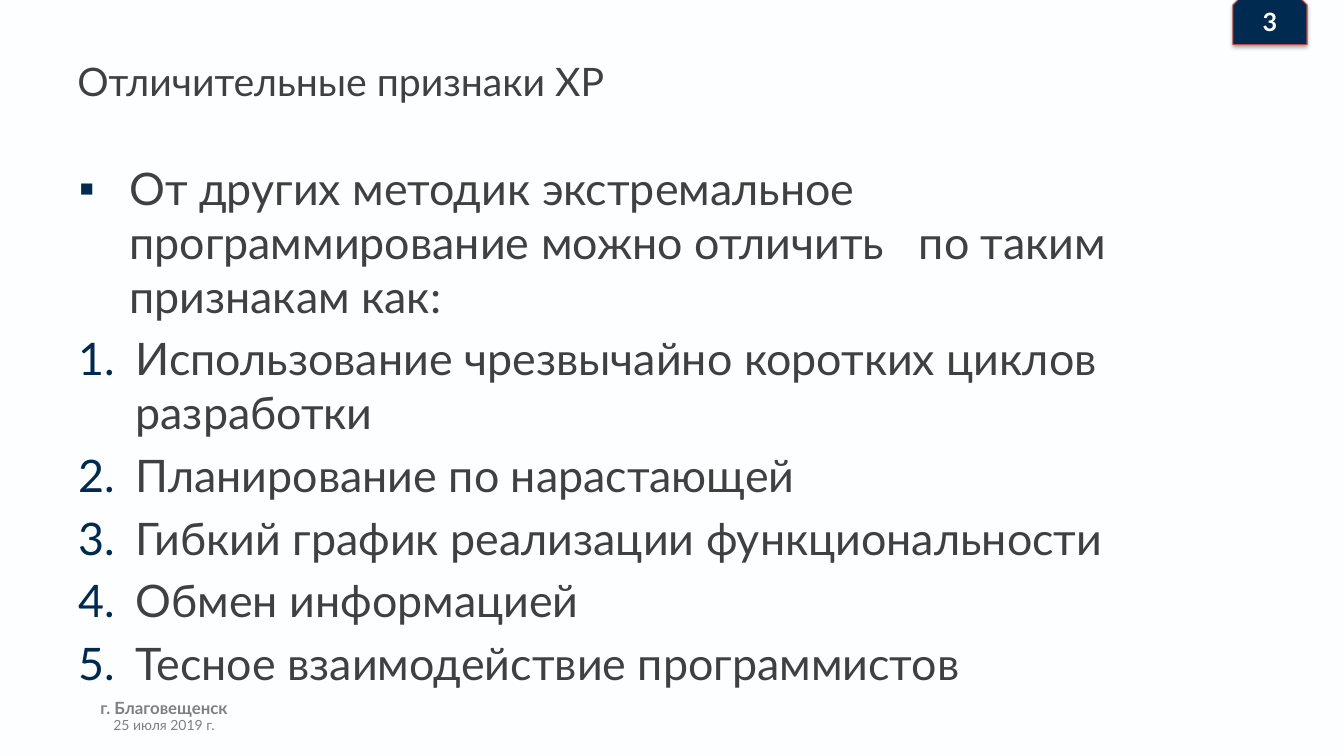
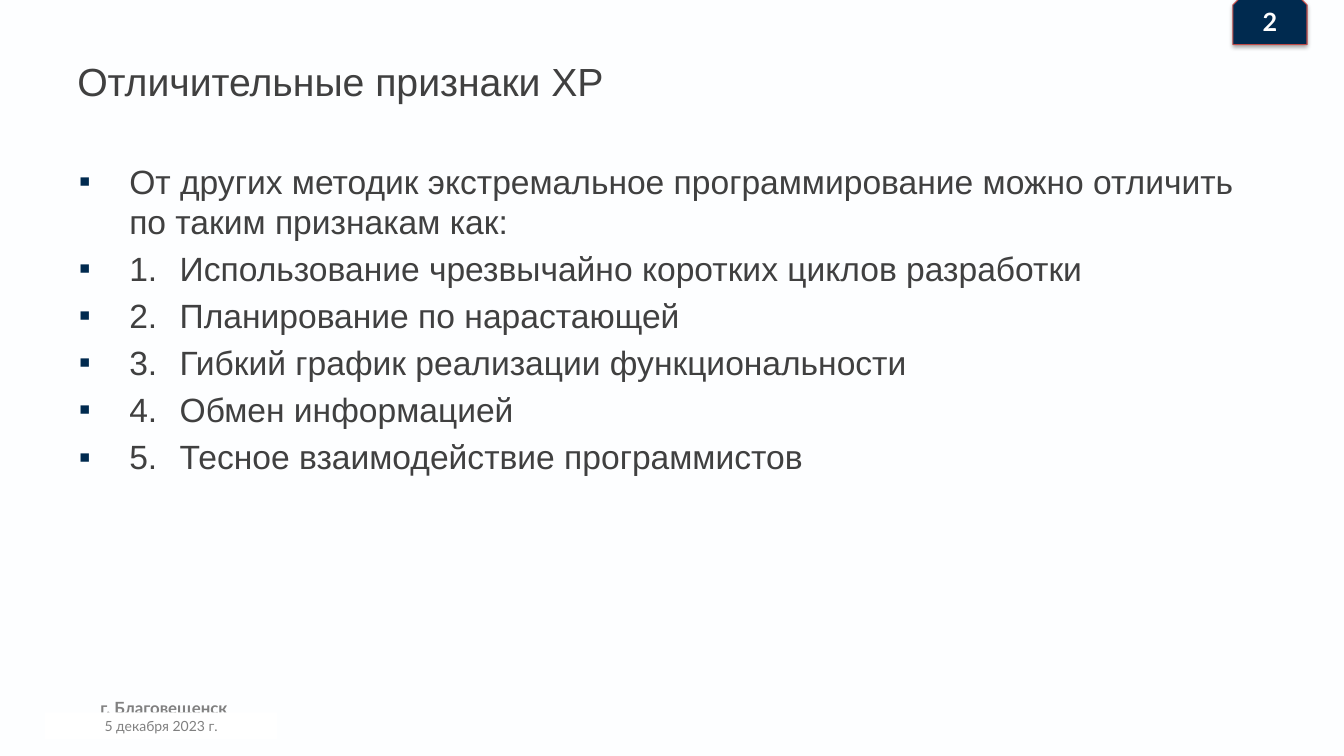
Before and after one commit to Denis-buh/Lesson_repo, a slide deck: slide 3 of Рефераты/Введение в професию/Наработки/Презентация.pptx. Drawn at 1344x756 pixels with LibreOffice and Linux fonts; fonts in the diff are those of the drawing; background and template pictures are left out. Boxes give left, top, right and bottom in pixels: in the first picture for what was removed or moved away, otherwise in the second. Text is boxed around its words. In the diff, an @@ line names an element or a change of style, - is before the commit and + after.

```diff
--- a/Рефераты/Введение в професию/Наработки/Презентация.pptx
+++ b/Рефераты/Введение в професию/Наработки/Презентация.pptx
@@ text at [1263,12,1278,31]: text changed @@
-3
+2
@@ title "Отличительные признаки XP" at [77,68,603,104]: font Lato to Arial @@
@@ text at [129,170,1233,241]: size 32 to 24 pt, font Lato to Arial in "От других методик экстремальное программирование можно отлич ..."; less space between paragraphs @@
@@ text at [129,256,1082,476]: text changed; size 32 to 24 pt; font Lato to Arial @@
-1. Использование чрезвычайно коротких циклов разработки
-2. Планирование по нарастающей
-3. Гибкий график реализации функциональности
-4. Обмен информацией
-5. Тесное взаимодействие программистов
+▪ 1. Использование чрезвычайно коротких циклов разработки
+▪ 2. Планирование по нарастающей
+▪ 3. Гибкий график реализации функциональности
+▪ 4. Обмен информацией
+▪ 5. Тесное взаимодействие программистов
@@ text added at [105,721,214,734], 10 pt, text #808080 @@
+5 декабря 2023 г.
```
Also in this commit, not shown: 11 other slides changed, 1 slide added, 3 slides removed, 3 other files.
